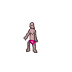
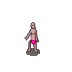
Layers edited between the first and the second 72 x 72 image:
painted on "worker.png" over [23, 22, 39, 53]
added layer "Shadow" (60%) over [26, 48, 40, 56]
